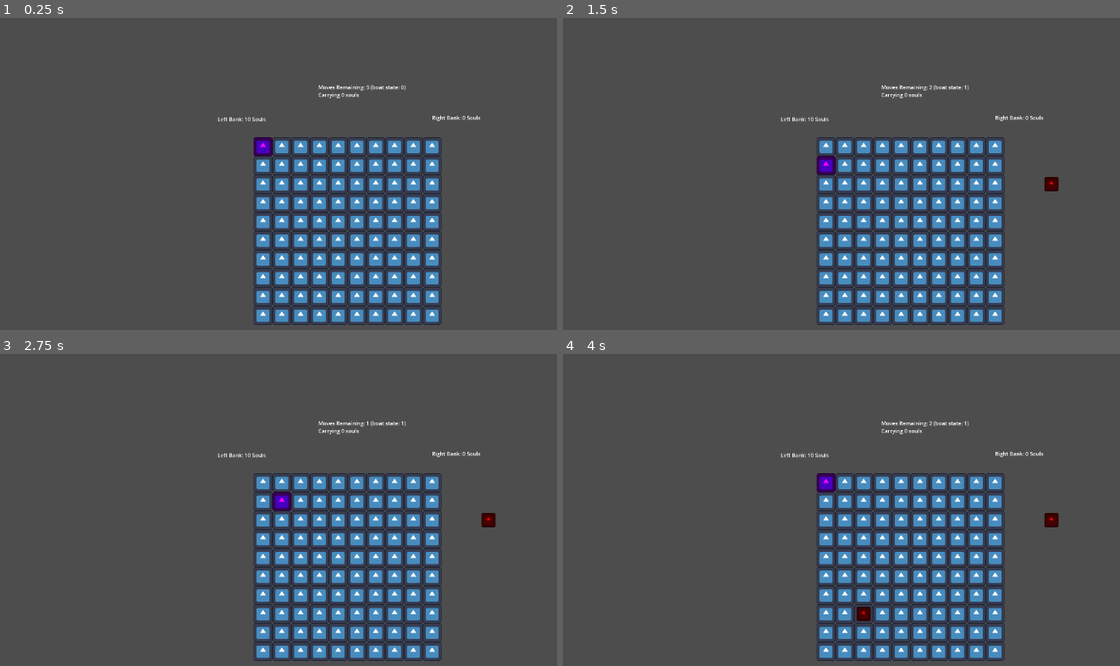
Above: before the commit, frames 1-4 (two rows, left to right).
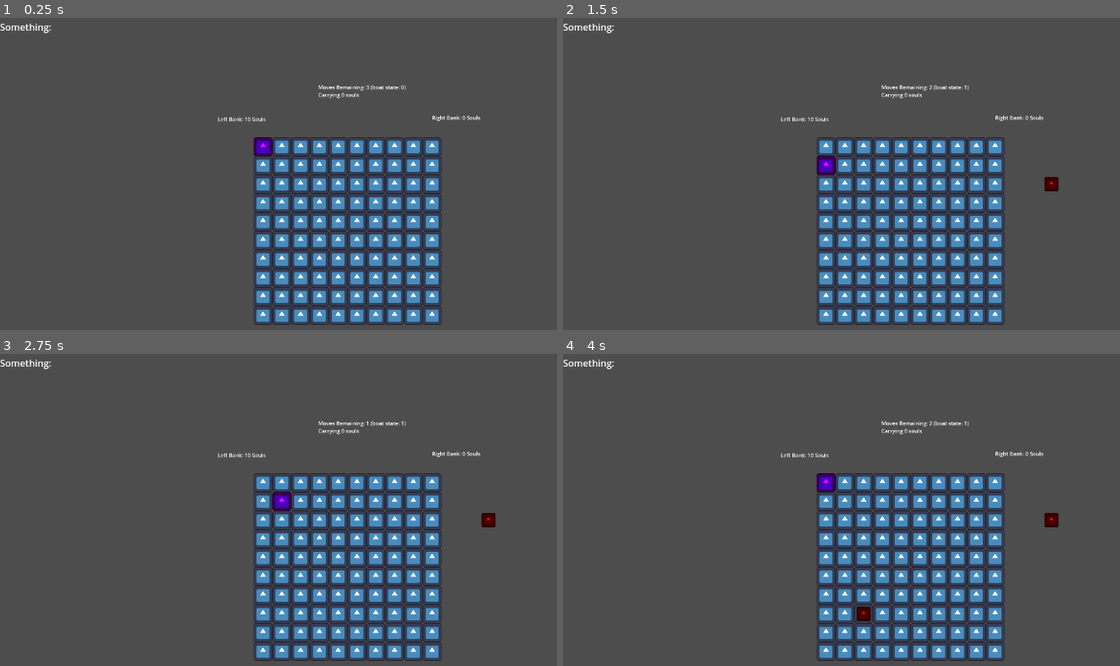
Above: after the commit, the same moments.

Repository: tmrupp/LD53
Game: Godot game, scene res://main.tscn
Two runs of this game, one before a commit and one after it. Both use one fixed random seed, a clock stepped at 60 frames per second and the inputs below. The engine's default icon, where the game draws it, is replaced by a stand-in: a white triangle on a blue panel in a dark square.
Inputs (mouse positions are in pixels of both pictures, inside the frame that each line leads up to):
- Up to frame 1 (0.25 s): no input
- Up to frame 2 (1.5 s): tap Enter at 0.5 s; move the mouse to (1047, 186) at 0.52 s; hold Right (MoveRight) 0.53-1.28 s; hold Space (CollectSouls) 0.53-1.28 s; click (1047, 186) at 0.67 s; move the mouse to (763, 223) at 1.27 s; hold Down (MoveDown) from 1.28 s (still down); tap Shift (DropSouls) at 1.35 s
- Up to frame 3 (2.75 s): tap Enter at 2 s; move the mouse to (406, 456) at 2.02 s; release Down (MoveDown) at 2.03 s; hold Right (MoveRight) from 2.03 s (still down); hold Space (CollectSouls) from 2.03 s (still down)
- Up to frame 4 (4 s): move the mouse to (869, 616) at 2.77 s; release Right (MoveRight) at 2.78 s; release Space (CollectSouls) at 2.78 s; hold Up (MoveUp) 2.78-3.53 s; tap Shift (DropSouls) at 2.85 s; click (869, 616) at 2.92 s; tap Enter at 3.5 s; move the mouse to (1103, 597) at 3.52 s; hold Left (MoveLeft) from 3.53 s (still down); hold Space (CollectSouls) from 3.53 s (still down)

The runs differ from the first frame. In frame 1, 0.1% of the frame differs, in the area x 0-10%, y 1-5%; in frame 2, 0.1%; in frame 3, 0.1%; in frame 4, 0.1%.

Commit message:
bug fixed

Diff:
--- a/River.gd
+++ b/River.gd
@@ -129,13 +129,14 @@
 
 func try_flow(unit, pos, try_pos):
 	if can_flow(try_pos):
-		for new_unit in get_units(try_pos):
-			flow_unit(new_unit, try_pos)
-
 		if not same_flow_unit_at(unit, try_pos):
 			move_unit(unit, pos, try_pos)
 			unit.moved = true
 			return true
+
+		for new_unit in get_units(try_pos):
+			flow_unit(new_unit, try_pos)
+
 	return false
 
 func flow_unit(unit, pos):
@@ -157,7 +158,6 @@
 	new_pos = pos + get_dir(unit)
 	if try_flow(unit, pos, new_pos):
 		return
-
 
 	if (unit.layered):
 		new_pos = pos + down
--- a/main.tscn
+++ b/main.tscn
@@ -65,3 +65,13 @@
 theme_override_font_sizes/font_size = 36
 text = "Right Bank: X Souls"
 script = ExtResource("9_by223")
+
+[node name="CanvasLayer" type="CanvasLayer" parent="."]
+
+[node name="HBoxContainer" type="HBoxContainer" parent="CanvasLayer"]
+offset_right = 40.0
+offset_bottom = 40.0
+
+[node name="Label" type="Label" parent="CanvasLayer/HBoxContainer"]
+layout_mode = 2
+text = "Something:"
